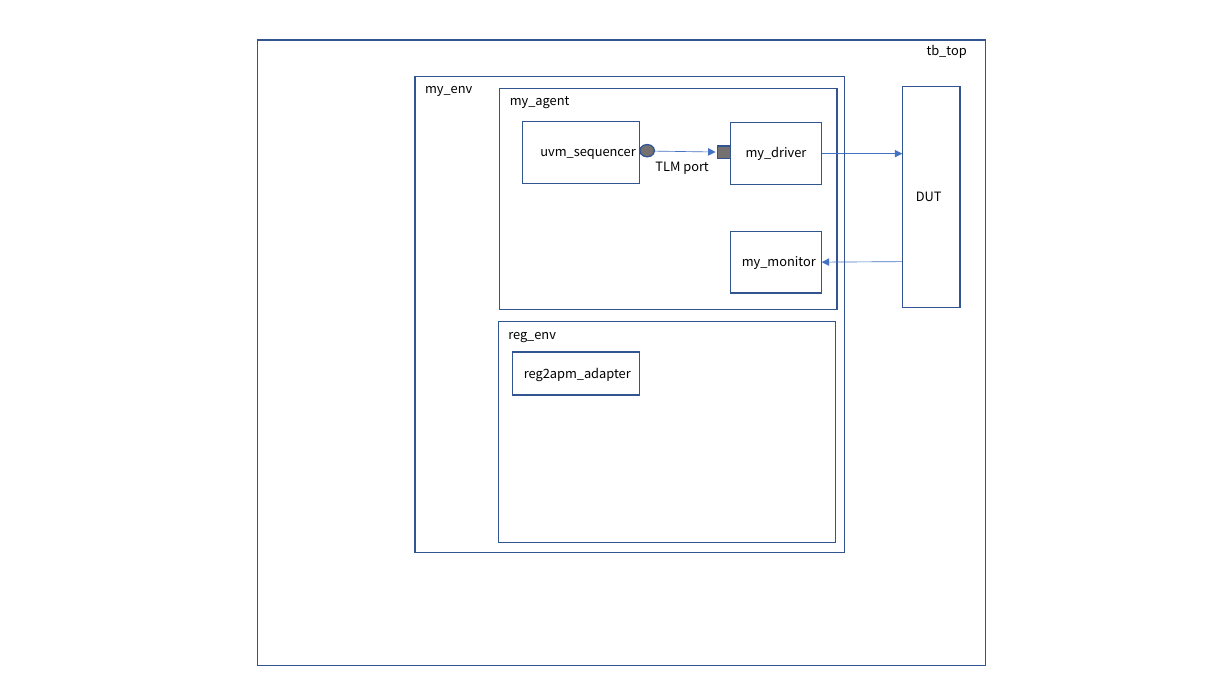
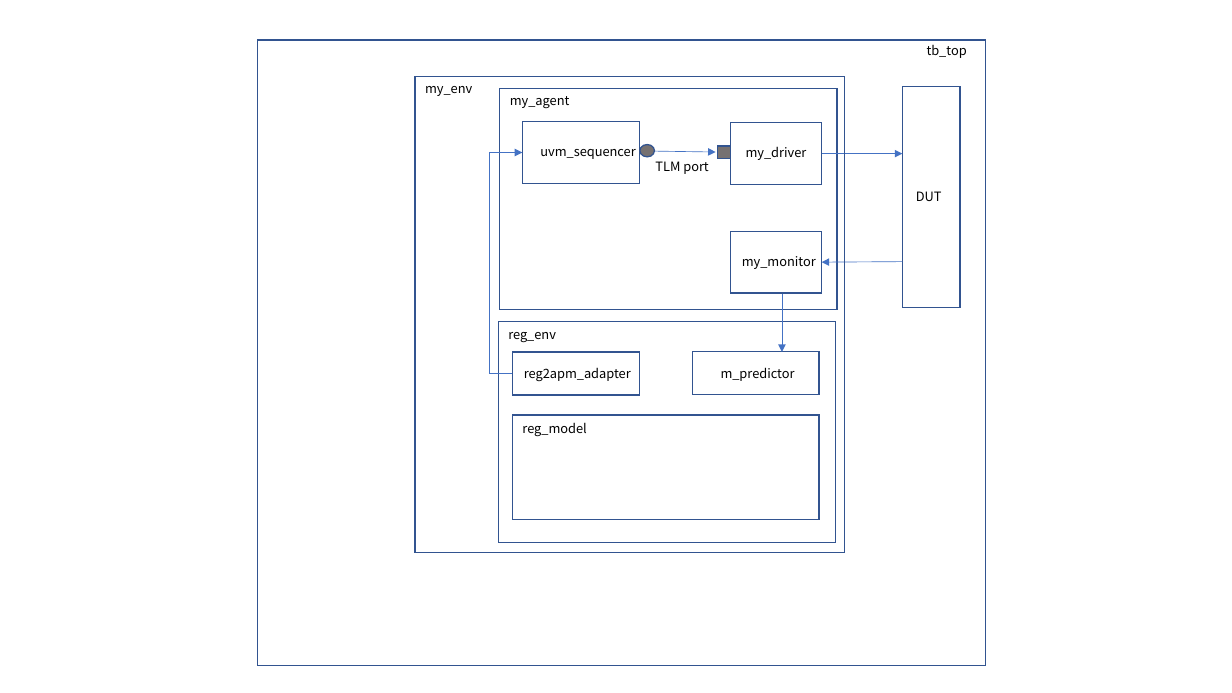
Before and after one commit to JongSeob/Project-UVM, a slide deck: slide 1 of Gyuyeol/UVM_Block_Diagram.pptx. Drawn at 1232x693 pixels with LibreOffice and Linux fonts; fonts in the diff are those of the drawing. Boxes give left, top, right and bottom in pixels: in the first picture for what was removed or moved away, otherwise in the second. Text is boxed around its words. In the diff, an @@ line names an element or a change of style, - is before the commit and + after.

Commit message:
update

```diff
--- a/Gyuyeol/UVM_Block_Diagram.pptx
+++ b/Gyuyeol/UVM_Block_Diagram.pptx
@@ elbow arrow added from (513, 373) to (522, 152), #4472C4 0.5 pt @@
@@ arrow added from (782, 294) to (782, 352), #4472C4 0.5 pt @@
@@ rectangle added at bbox=[692, 352, 819, 396], outline #325491 1 pt @@
@@ text added at bbox=[721, 367, 795, 381], 10 pt, text #000000 @@
+m_predictor
@@ rectangle added at bbox=[513, 415, 820, 519], outline #325491 1 pt @@
@@ text added at bbox=[522, 422, 586, 437], 10 pt, text #000000 @@
+reg_model
```
